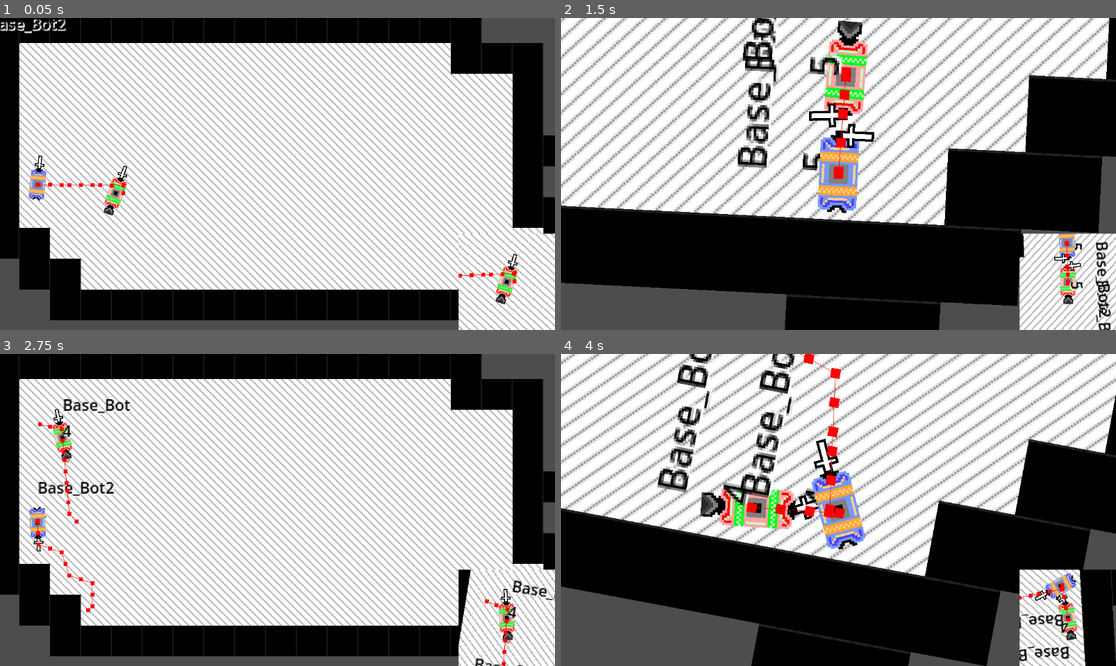
Above: before the commit, frames 1-4 (two rows, left to right).
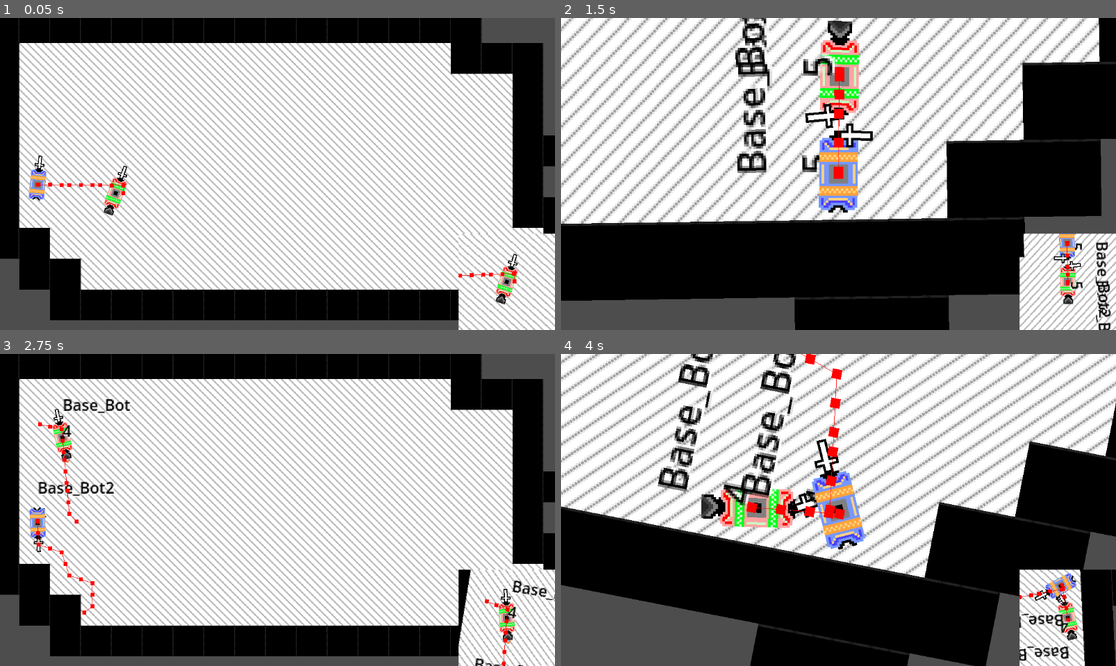
Above: after the commit, the same moments.

Repository: CWmain/botManager
Game: Godot game, scene res://Scene/base.tscn
Two runs of this game, one before a commit and one after it. Both use one fixed random seed, a clock stepped at 60 frames per second and the inputs below.
Inputs (mouse positions are in pixels of both pictures, inside the frame that each line leads up to):
- Up to frame 1 (0.05 s): no input
- Up to frame 2 (1.5 s): move the mouse to (960, 158) at 0.52 s; tap C (BotCam) at 0.6 s; move the mouse to (727, 189) at 1.27 s; hold Down (ui_down) from 1.28 s (still down); click (727, 189) at 1.35 s
- Up to frame 3 (2.75 s): move the mouse to (333, 441) at 2.02 s; release Down (ui_down) at 2.03 s; tap C (BotCam) at 2.1 s
- Up to frame 4 (4 s): move the mouse to (810, 572) at 2.77 s; click (810, 572) at 2.85 s; move the mouse to (1005, 556) at 3.52 s; hold Down (ui_down) from 3.53 s (still down); tap C (BotCam) at 3.6 s

The runs differ from the first frame. In frame 1, 0.2% of the frame differs, in the area x 0-13%, y 0-5%; in frame 2, 35%, in the area x 0-100%, y 0-100%; in frame 3, 0.1%; in frame 4, 17%.

Commit message:
Updated approach to use two signals to track if foe is within range, allow for the bot the rotate to face the foe they are attacking at ROTATIONSPEED.

Diff:
--- a/DebugTools/DebugDisplay/debug_display.tscn
+++ b/DebugTools/DebugDisplay/debug_display.tscn
@@ -3,9 +3,11 @@
 [ext_resource type="Script" uid="uid://dd6sqseer6hdj" path="res://DebugTools/DebugDisplay/debug_display.gd" id="1_plis2"]
 
 [node name="DebugDisplay" type="VBoxContainer"]
-offset_right = 40.0
-offset_bottom = 50.0
+offset_left = -16.0
+offset_top = -50.0
+offset_right = 24.0
 pivot_offset = Vector2(16, 50)
+alignment = 2
 script = ExtResource("1_plis2")
 
 [node name="BotName" type="Label" parent="."]
--- a/Objects/Bots/StateMachine/Approach/approach.gd
+++ b/Objects/Bots/StateMachine/Approach/approach.gd
@@ -7,6 +7,7 @@
 func enter()->void:
 	if !isConnected:
 		me.withinAttackRange.connect(goToNextState)
+		me.outOffAttackRange.connect(preventNextState)
 		isConnected = true
 	me.path_finder.target_position = foe.position
 	me.travelTo = true
@@ -17,7 +18,9 @@
 	me.travelTo = true
 	if triggerTranisition:
 		tranistion.emit(self, attack)
-		triggerTranisition = false
 
 func goToNextState()->void:
 	triggerTranisition = true
+
+func preventNextState()->void:
+	triggerTranisition = false
--- a/Objects/Bots/StateMachine/Attack/attack.gd
+++ b/Objects/Bots/StateMachine/Attack/attack.gd
@@ -11,6 +11,8 @@
 func update()->void:
 	me.travelTo = false
 	doAttack()
+	var idealRotation: float = (foe.position - me.position).angle()+PI/2
+	me.rotation = rotate_toward(me.rotation, idealRotation, me.statTotals[Enums.MODIFICATION.ROTATIONSPEED])
 
 func doAttack()->void:
 	me.doAttack()
--- a/Objects/Bots/base_bot.gd
+++ b/Objects/Bots/base_bot.gd
@@ -53,6 +53,7 @@
 
 signal attackComplete
 signal withinAttackRange
+signal outOffAttackRange
 
 func _ready() -> void:
 	combat_state_machine.foe = foe
@@ -184,11 +185,15 @@
 	travelTo = false
 	#wander()
 
+#region Attack Range
 func _on_attack_range_body_entered(body: Node2D) -> void:
 	if body == foe:
 		withinAttackRange.emit()
 
-
+func _on_attack_range_body_exited(body: Node2D) -> void:
+	if body == foe:
+		outOffAttackRange.emit()
+#endregion
 func _head_reset() -> void:
 	canAttack = true
 
--- a/Objects/Bots/base_bot.tscn
+++ b/Objects/Bots/base_bot.tscn
@@ -91,5 +91,6 @@
 
 [connection signal="navigation_finished" from="PathFinder" to="." method="_on_path_finder_navigation_finished"]
 [connection signal="body_entered" from="AttackRange" to="." method="_on_attack_range_body_entered"]
+[connection signal="body_exited" from="AttackRange" to="." method="_on_attack_range_body_exited"]
 [connection signal="timeout" from="Timers/AttackCooldown" to="." method="_on_attack_cooldown_timeout"]
 [connection signal="timeout" from="Timers/DamageCooldown" to="." method="_on_damage_cooldown_timeout"]
